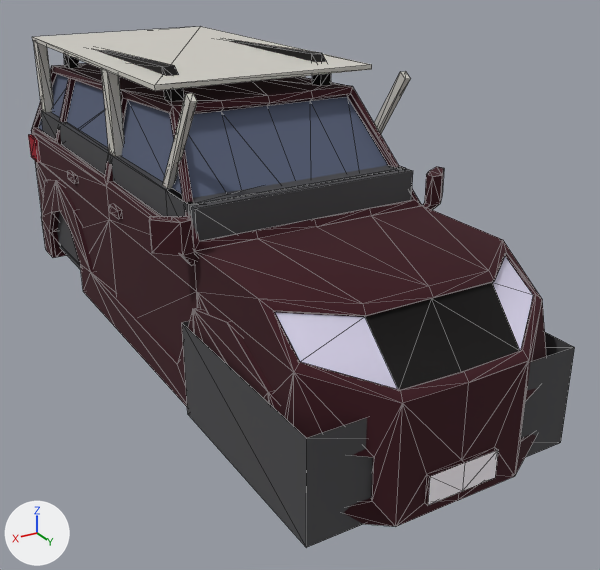
What one commit did to the glTF model assets/vehicles/suv/suv.glb.
Rendered twice from a 50 mm lens placed at (2.39, 4.8, 2.88), pointed at (-0.24, 0.41, 0.69). The lights are fixed; the arrows at lower left show +X, +Y and +Z. The picture after the commit comes second. Mesh edges are drawn as thin lines. Vertices at exactly the same position are counted once.

The older version as bpy lines, for what is in view:
```python
mat_int_liner = principled_material('int_liner')
mat_int_liner.base_color = (0.62, 0.6, 0.55)  # light grey #cecbc4
mat_int_liner.roughness = 0.95
me_cube_006 = bpy.data.meshes.new('Cube.006')
me_cube_006.from_pydata(...)  # 585 vertices, 1068 faces; spans x -0.97..0.97, y -2.35..2.35, z 0.29..2.14
# faces by material slot: [776, 204, 8, 40, 40]
me_cube_006.materials.append(mat_body_001)  # dark red #3a0e19
me_cube_006.materials.append(mat_body_1)  # black #030000
me_cube_006.materials.append(mat_body_2)  # white #fff9ff
me_cube_006.materials.append(mat_body_3)  # dark blue #576078
me_cube_006.materials.append(mat_body_5)  # red #9a0620
me_hood = bpy.data.meshes.new('hood')
me_hood.from_pydata(...)  # 77 vertices, 72 faces; spans x -0.97..0.97, y 0.0..1.44, z -0.61..0.0
# faces by material slot: [64, 4, 4]
me_hood.materials.append(mat_body_001)  # dark red #3a0e19
me_hood.materials.append(mat_body_1)  # black #030000
me_hood.materials.append(mat_body_4)  # pale blue #d4cfe6
me_interior = bpy.data.meshes.new('interior')
me_interior.from_pydata(...)  # 280 vertices, 364 faces; spans x -0.72..0.72, y -2.04..0.95, z 0.36..2.11
# faces by material slot: [84, 96, 12, 88, 84]
me_interior.materials.append(mat_int_plastic)  # dark grey #454548
me_interior.materials.append(mat_int_fabric)  # brown #a06150
me_interior.materials.append(mat_int_metal)  # light grey #bcbcbf
me_interior.materials.append(mat_gauge)  # white #ffffff
me_interior.materials.append(mat_int_liner)  # light grey #cecbc4
ob_body = bpy.data.objects.new('body', me_cube_006)
ob_body.location = (0.0, 0.0, 0.0)
ob_hood = bpy.data.objects.new('hood', me_hood)
ob_hood.location = (0.0, 0.887, 1.508)
ob_interior = bpy.data.objects.new('interior', me_interior)
ob_interior.location = (0.0, 0.0, 0.0)
# also in view: 'bay' at (0.0, 1.57, 0.58)
```
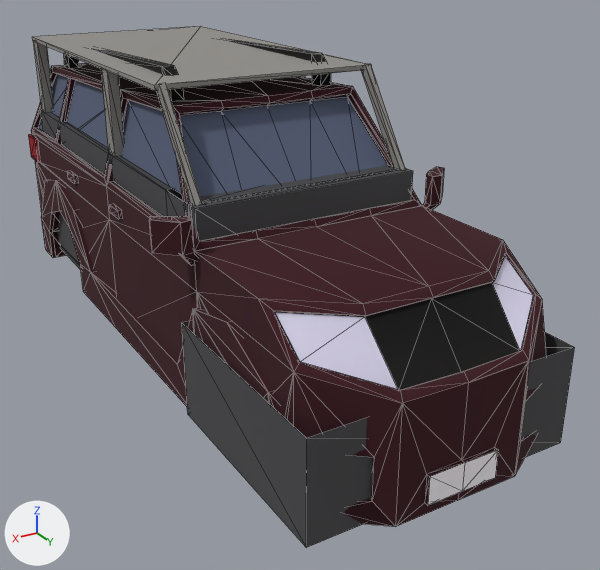
Boxes (x1, y1, x2, y2) around the edits, measured in the pictures (600 x 570 px; the box of a moved part takes in the faces that stretch with it):
'interior', recoloured, reshaped (light grey to grey): (32, 26, 413, 270) in both
part 1 of me_interior, moved or reshaped: before (374, 71, 411, 134); after (361, 64, 406, 171)
part 2 of me_interior, moved or reshaped: before (163, 93, 197, 188); after (157, 83, 202, 206)

What the commit changed:
Material 'int_liner' (mat_int_liner) changes colour from light grey #cecbc4 to grey #908e89; in linear values from (0.62, 0.6, 0.55) to (0.28, 0.27, 0.25).
me_interior is used by ob_interior; location (0.0, 0.0, 0.0).
me_interior had 280 vertices, 364 faces and spanned x -0.72..0.72, y -2.04..0.95, z 0.36..2.11.
me_interior now has 292 vertices, 384 faces and spans x -0.72..0.72, y -2.04..0.95, z 0.36..2.11.
me_interior part 1: the loose piece of 8 vertices spanning x -0.7..-0.66, y 0.45..0.9, z 1.49..2.11 is turned 69.7 degrees about the x axis through its middle.
me_interior part 2: the loose piece of 8 vertices spanning x 0.66..0.7, y 0.45..0.9, z 1.49..2.11 is turned 69.7 degrees about the x axis through its middle.
Other edits to the shape of me_interior do not show in these pictures.
